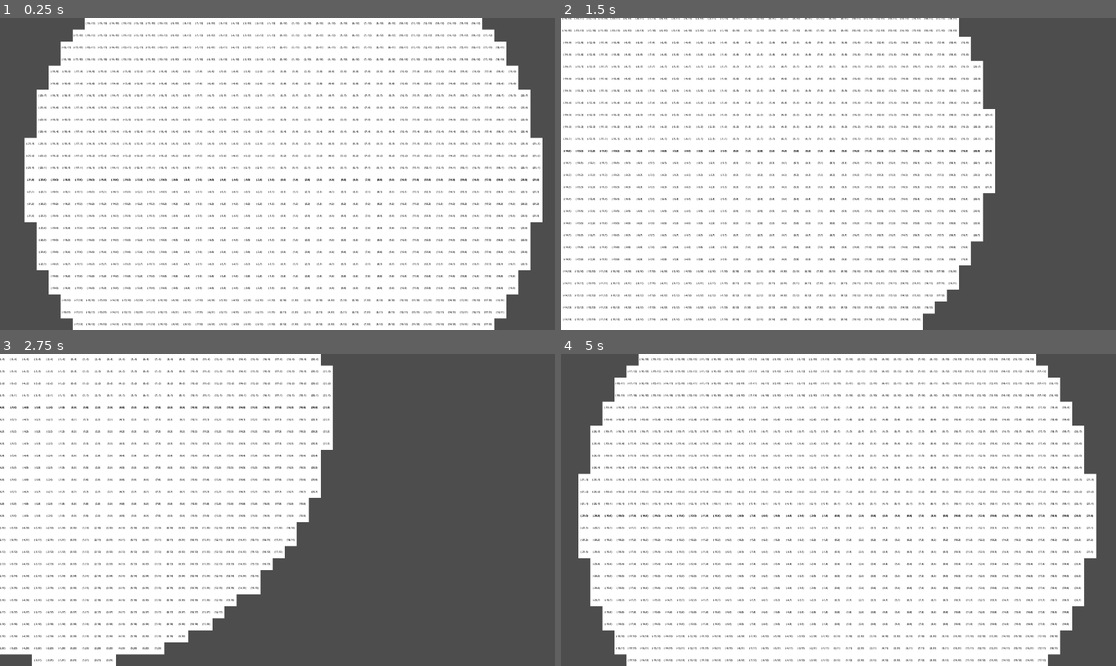
Above: before the commit, frames 1-4 (two rows, left to right).
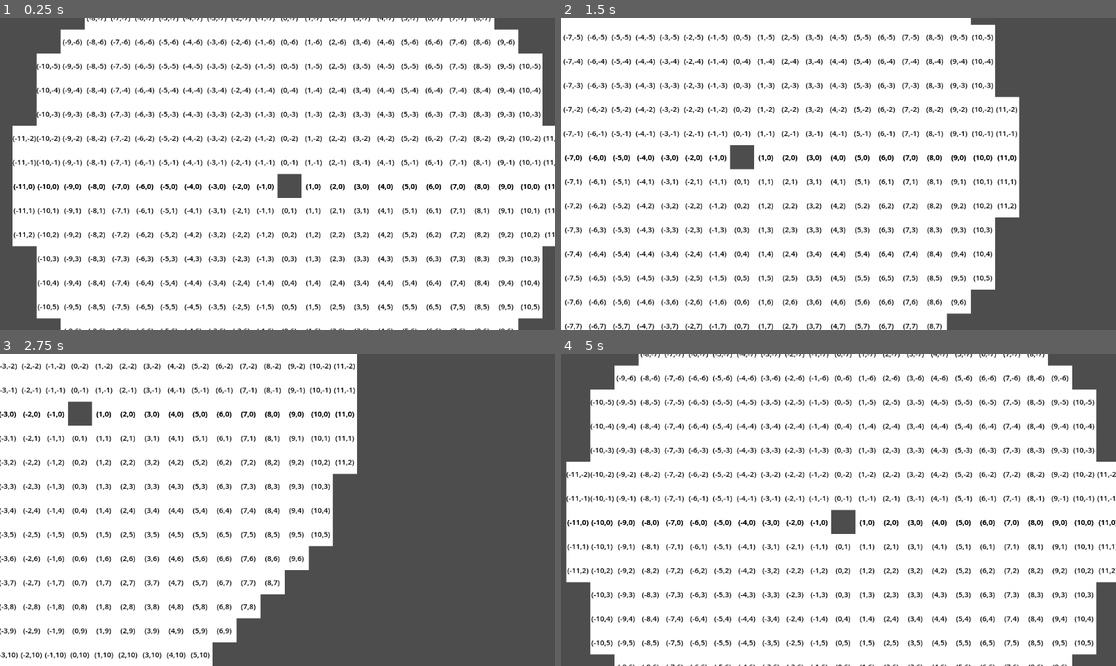
Above: after the commit, the same moments.

Repository: Jameryg/testing-GitHub-godot
Game: Godot game, scene res://scenes/main.tscn
The game is run twice, just before and just after one commit, with the same random seed, the same clock (stepped at 60 frames per second) and the same inputs.
Inputs:
- Up to frame 1 (0.25 s): no input
- Up to frame 2 (1.5 s): tap Enter at 0.5 s; hold Right (right) 0.53-1.28 s; hold Down (down) from 1.28 s (still down)
- Up to frame 3 (2.75 s): release Down (down) at 2.03 s; hold Right (right) from 2.03 s (still down)
- Up to frame 4 (5 s): release Right (right) at 2.78 s; hold Up (up) 2.78-3.53 s; hold Left (left) from 3.53 s (still down)

The runs differ from the first frame. In frame 1, 21% of the frame differs, in the area x 2-100%, y 0-100%; in frame 2, 18%; in frame 3, 15%; in frame 4, 22%, in the area x 0-100%, y 0-100%.

Commit message:
Improved circle formula

Diff:
--- a/scenes/main.gd
+++ b/scenes/main.gd
@@ -24,18 +24,24 @@
 		#add_child(square_instance)
 
 	#makeCircle(16)
-	makeCircleR(21)
+	makeCircleR(11)
 
 
 func makeCircleR(radius: int) -> void:
 	var coords = []
 
-	for i in range(-radius, radius+1):
-		for j in range(-radius, radius+1):
+	for i in range(1, radius+1):
+		for j in range(0, radius+1):
 			if (j == 0):
 				coords.push_back(Vector2(i, 0))
+				coords.push_back(Vector2(0, i))
+				coords.push_back(Vector2(-i, 0))
+				coords.push_back(Vector2(0, -i))
 			if (pow(i,2) + pow(j,2) <= pow(radius,2) + (float(radius)/2)):
 				coords.push_back(Vector2(i, j))
+				coords.push_back(Vector2(-i, j))
+				coords.push_back(Vector2(i, -j))
+				coords.push_back(Vector2(-i, -j))
 
 
 
--- a/scenes/square.tscn
+++ b/scenes/square.tscn
@@ -5,23 +5,23 @@
 [sub_resource type="CanvasTexture" id="CanvasTexture_yaqdw"]
 
 [sub_resource type="LabelSettings" id="LabelSettings_rb13l"]
-font_size = 5
+font_size = 15
 font_color = Color(0, 0, 0, 1)
 
 [node name="Square" type="Node2D" unique_id=963098578]
 script = ExtResource("1_rb13l")
 
 [node name="TextureRect" type="TextureRect" parent="." unique_id=1981602791]
-offset_right = 25.0
-offset_bottom = 25.0
+offset_right = 50.0
+offset_bottom = 50.0
 texture = SubResource("CanvasTexture_yaqdw")
 expand_mode = 1
 
 [node name="Label" type="Label" parent="TextureRect" unique_id=1116397741]
 z_index = 3
 layout_mode = 0
-offset_right = 25.0
-offset_bottom = 25.0
+offset_right = 50.0
+offset_bottom = 50.0
 text = "(0,0)"
 label_settings = SubResource("LabelSettings_rb13l")
 horizontal_alignment = 1
